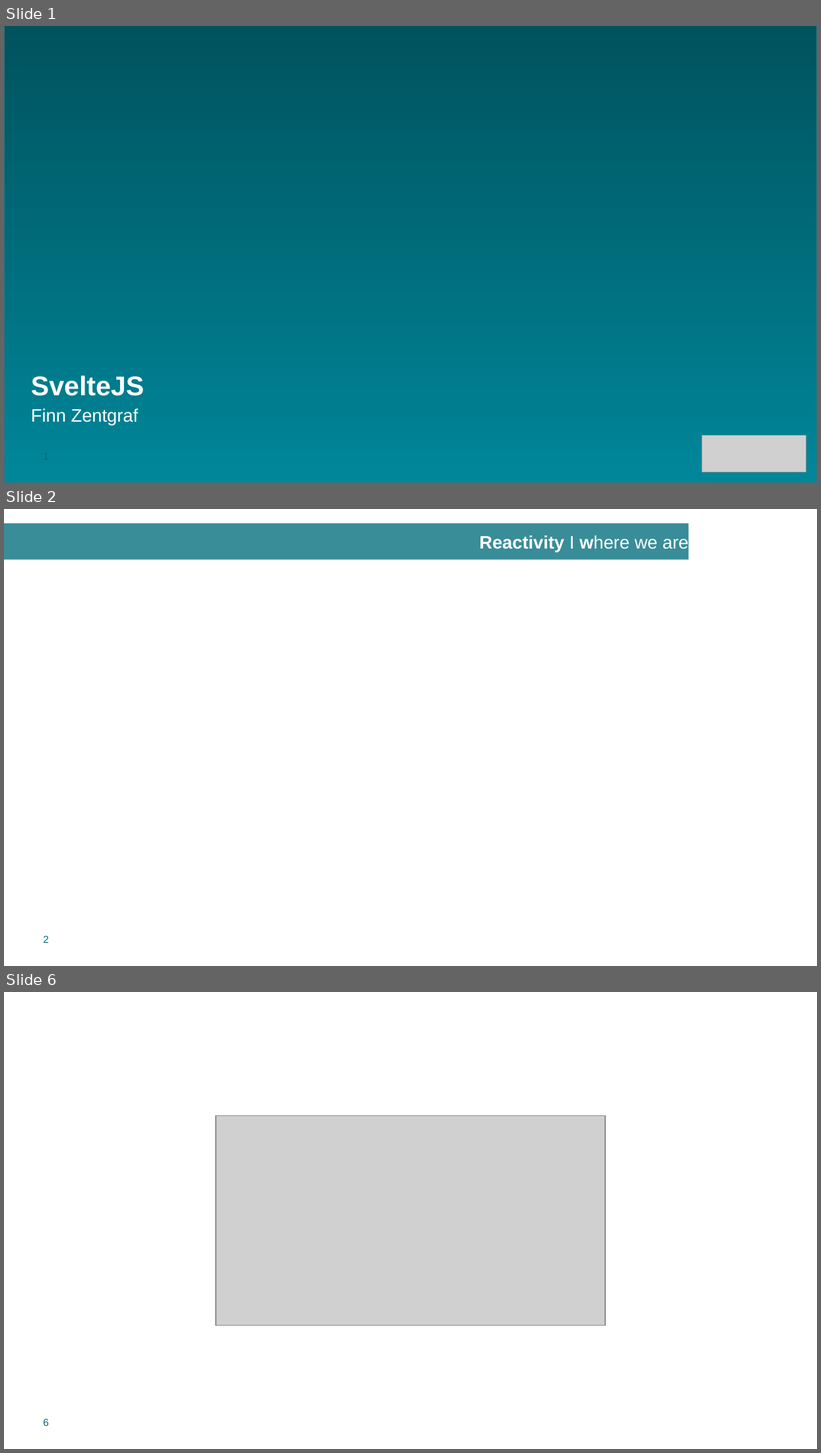
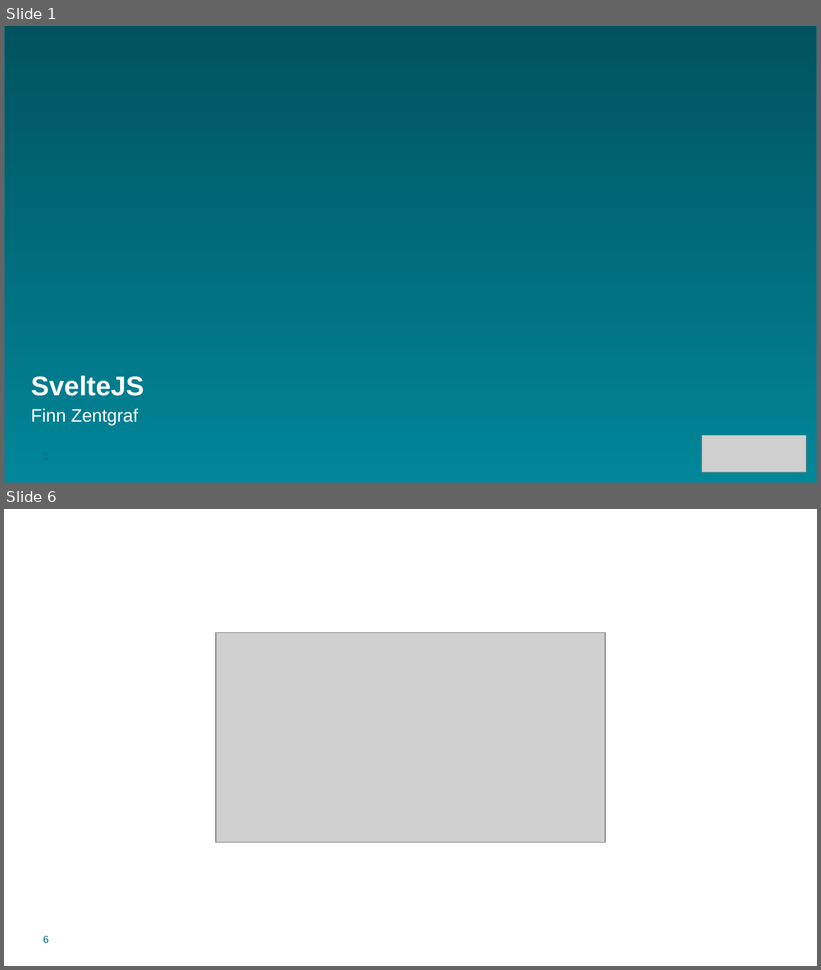
Before and after one commit to inform40/tutorial-svelte, a slide deck: svelte.pptx. Shown one above the other, each under a label of ours: slides 1, 2 and 6 before the commit, slides 1 and 6 after it; the slides between them are not shown. The pictures are 821x1453 and 821x970 pixels, drawn with LibreOffice and Linux fonts; fonts in the diff are those of the drawing; grey boxes stand for pictures; background and template pictures are left out; a plain dark background stands for a picture behind light text. Boxes give left, top, right and bottom in pixels: in the first picture for what was removed or moved away, otherwise in the second. Text is boxed around its words. In the diff, an @@ line names an element or a change of style, - is before the commit and + after.

```diff
--- a/svelte.pptx
+++ b/svelte.pptx
@@ slide 2 removed at [4, 509, 817, 966], background #FFFFFF; not listed: 3 template elements that a slide beside it also shows @@
@@ title removed at [4, 524, 688, 560] @@
-Reactivity I where we are
```
Also in this commit, not shown: 4 slides added, 6 other slides removed.
